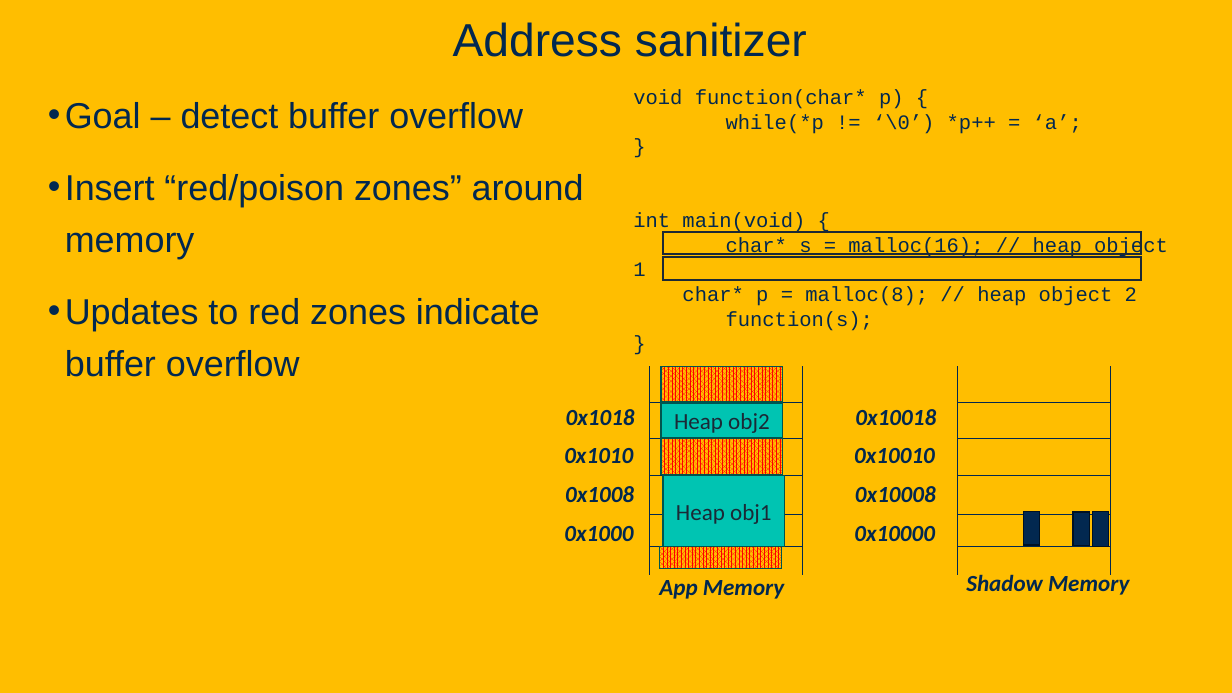
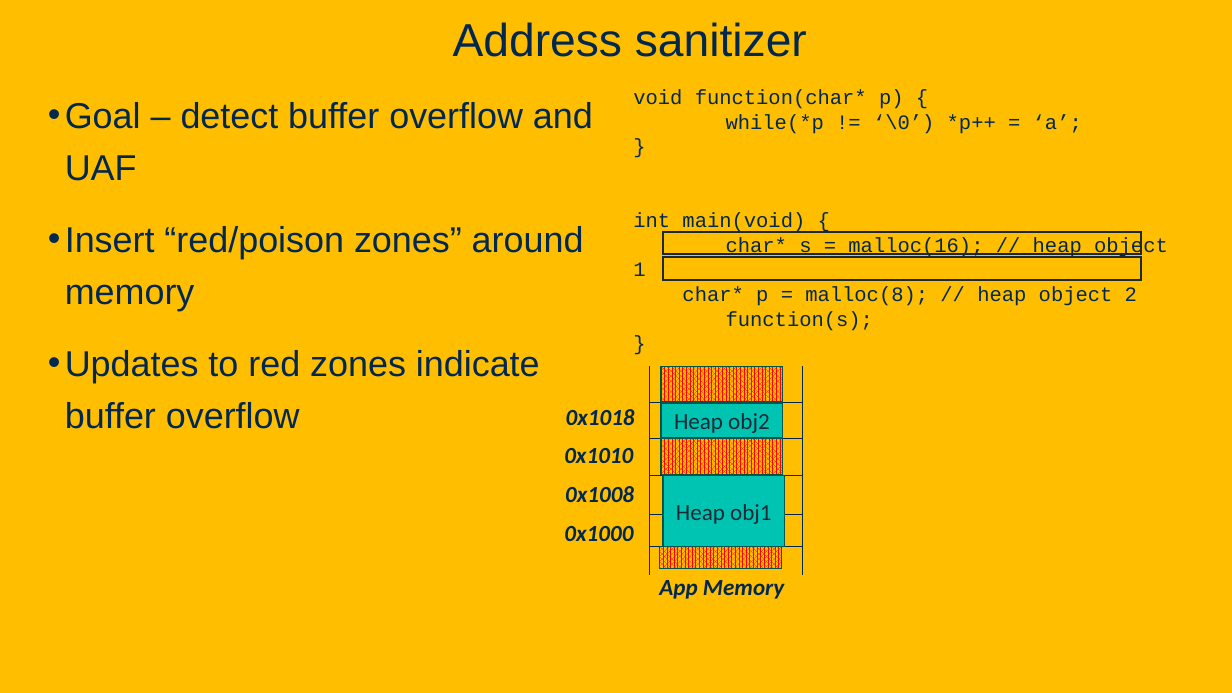
Before and after one commit to davsec-teaching/ecs160-f25, a slide deck: slide 39 of slides/10_fuzzing.pptx (slide 35 before the commit). Drawn at 1232x693 pixels with LibreOffice and Linux fonts; fonts in the diff are those of the drawing; background and template pictures are left out. Boxes give left, top, right and bottom in pixels: in the first picture for what was removed or moved away, otherwise in the second. Text is boxed around its words. In the diff, an @@ line names an element or a change of style, - is before the commit and + after.

Commit message:
Update slides

```diff
--- a/slides/10_fuzzing.pptx
+++ b/slides/10_fuzzing.pptx
@@ text at (65, 102, 593, 181): text changed @@
-• Goal – detect buffer overflow
+• Goal – detect buffer overflow and UAF
@@ line removed from (958, 366) to (958, 575) @@
@@ line removed from (1111, 366) to (1111, 575) @@
@@ text removed at (855, 409, 936, 425) @@
-0x10018
@@ line removed from (958, 403) to (1111, 403) @@
@@ text removed at (854, 448, 935, 463) @@
-0x10010
@@ line removed from (958, 439) to (1111, 439) @@
@@ line removed from (958, 476) to (1111, 476) @@
@@ text removed at (855, 486, 936, 502) @@
-0x10008
@@ text removed at (854, 526, 935, 541) @@
-0x10000
@@ line removed from (958, 514) to (1111, 514) @@
@@ rectangle removed at (1023, 512, 1040, 545) @@
@@ rectangle removed at (1073, 512, 1090, 546) @@
@@ rectangle removed at (1092, 512, 1109, 546) @@
@@ line removed from (958, 546) to (1111, 546) @@
@@ text removed at (966, 571, 1129, 595) @@
-Shadow Memory
```
Also in this commit, not shown: 4 other slides changed, 7 slides added, 2 slides removed.
